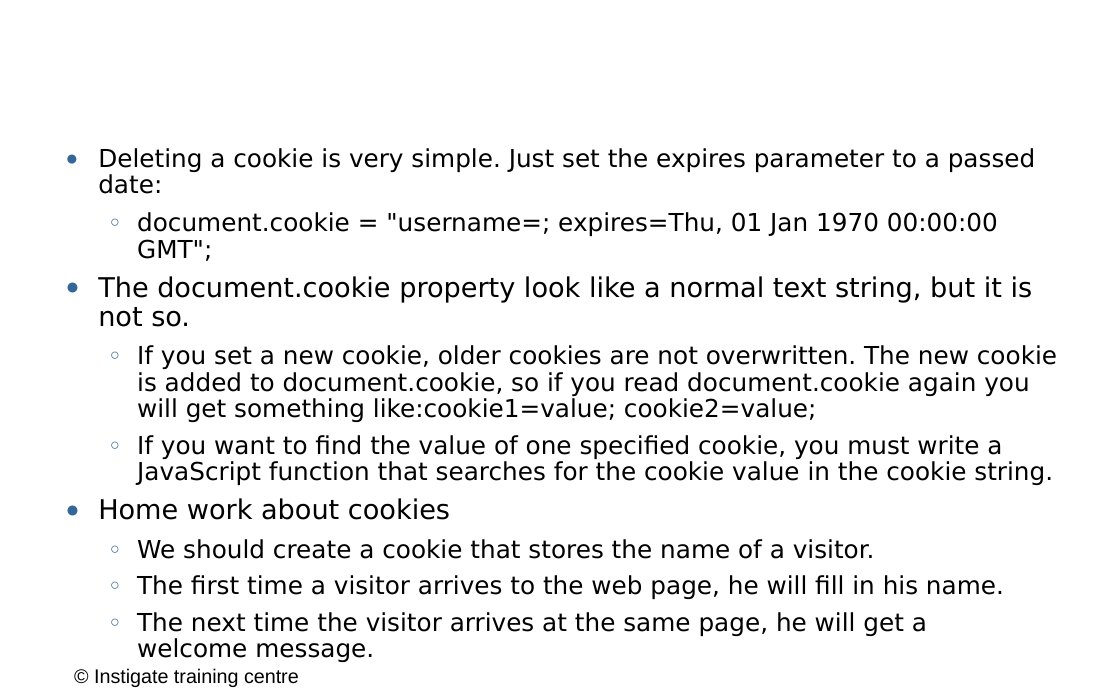
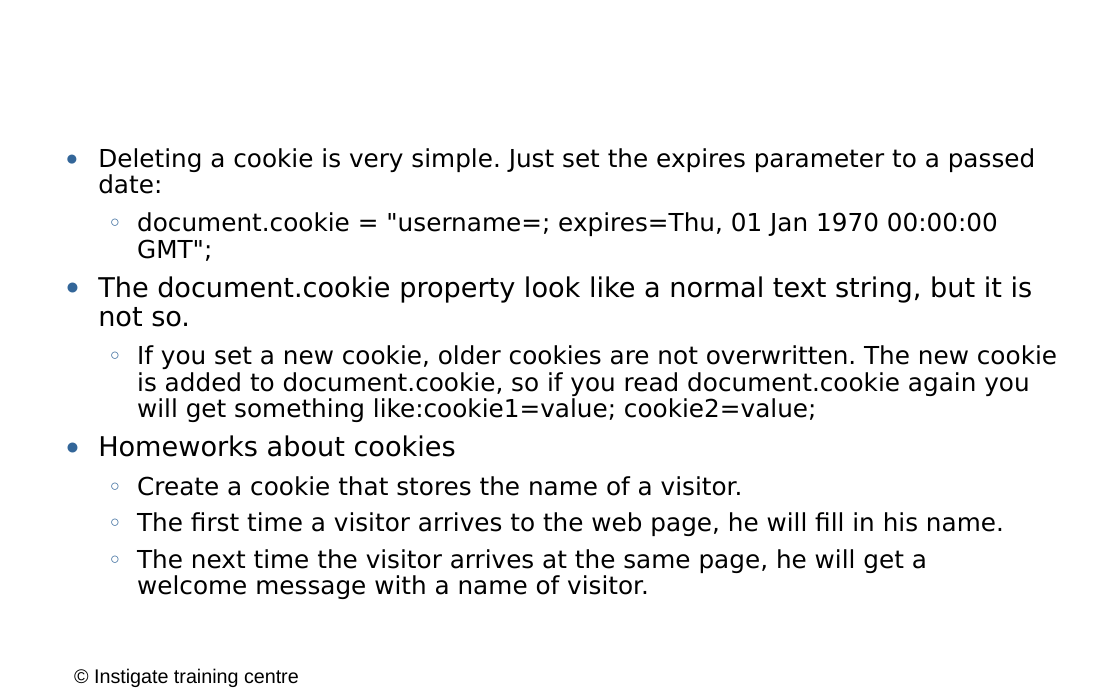
Before and after one commit to ITC-Vanadzor/ITC-7, a slide deck: slide 14 of Presentations/Javascript/6-bom.odp (slide 15 before the commit). Drawn at 1120x700 pixels with LibreOffice and Linux fonts; fonts in the diff are those of the drawing; background and template pictures are left out. Boxes give left, top, right and bottom in pixels: in the first picture for what was removed or moved away, otherwise in the second. Text is boxed around its words. In the diff, an @@ line names an element or a change of style, - is before the commit and + after.

Commit message:
- Updated "6-bom.odp" presentation.

```diff
--- a/Presentations/Javascript/6-bom.odp
+++ b/Presentations/Javascript/6-bom.odp
@@ text at [98, 435, 743, 496]: text changed @@
-  ○ If you want to find the value of one specified cookie, you must write a JavaScript function that searches for the cookie value in the cookie string.
-● Home work about cookies
-  ○ We should create a cookie that stores the name of a visitor.
+● Homeworks about cookies
+  ○ Create a cookie that stores the name of a visitor.
@@ text at [137, 549, 927, 599]: text changed @@
-  ○ The next time the visitor arrives at the same page, he will get a
-    welcome message.
+  ○ The next time the visitor arrives at the same page, he will get a
+    welcome message with a name of visitor.
```
Also in this commit, not shown: 3 other slides changed, 1 slide removed.
